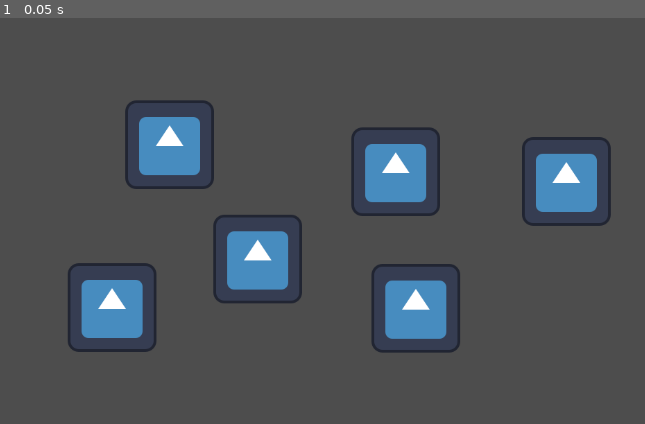
Above: before the commit, frame 1.
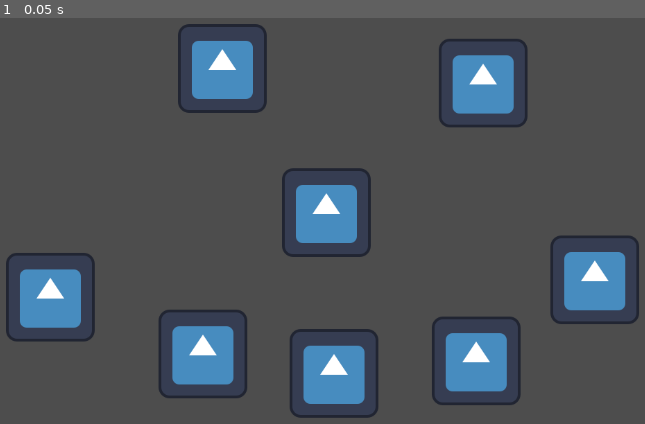
Above: after the commit, the same moment.

Repository: Linkipoo/GodotWildJam56
Game: Godot game, scene res://Prefabs/Worlds/TestWorld.tscn
The game is run twice, just before and just after one commit, with the same random seed, the same clock (stepped at 60 frames per second) and the same inputs. The engine's default icon, where the game draws it, is replaced by a stand-in: a white triangle on a blue panel in a dark square.
Inputs:
- Up to frame 1 (0.05 s): no input

The runs differ from the first frame. In frame 1, 24% of the frame differs, in the area x 0-100%, y 1-99%.

Commit message:
Testing My Pushing Capabilities
Just trying stuff out :)

Diff:
--- a/TestGame/Prefabs/Worlds/TestWorld.tscn
+++ b/TestGame/Prefabs/Worlds/TestWorld.tscn
@@ -5,25 +5,33 @@
 [node name="Node2D" type="Node2D"]
 
 [node name="Icon" type="Sprite2D" parent="."]
-position = Vector2(386, 358)
+position = Vector2(496, 523)
+texture = ExtResource("1_iugo5")
+
+[node name="Icon7" type="Sprite2D" parent="."]
+position = Vector2(335, 83)
+texture = ExtResource("1_iugo5")
+
+[node name="Icon8" type="Sprite2D" parent="."]
+position = Vector2(711, 104)
 texture = ExtResource("1_iugo5")
 
 [node name="Icon2" type="Sprite2D" parent="."]
-position = Vector2(831, 246)
+position = Vector2(701, 505)
 texture = ExtResource("1_iugo5")
 
 [node name="Icon3" type="Sprite2D" parent="."]
-position = Vector2(176, 428)
+position = Vector2(87, 413)
 texture = ExtResource("1_iugo5")
 
 [node name="Icon4" type="Sprite2D" parent="."]
-position = Vector2(614, 429)
+position = Vector2(307, 495)
 texture = ExtResource("1_iugo5")
 
 [node name="Icon5" type="Sprite2D" parent="."]
-position = Vector2(259, 193)
+position = Vector2(485, 291)
 texture = ExtResource("1_iugo5")
 
 [node name="Icon6" type="Sprite2D" parent="."]
-position = Vector2(585, 232)
+position = Vector2(872, 388)
 texture = ExtResource("1_iugo5")
